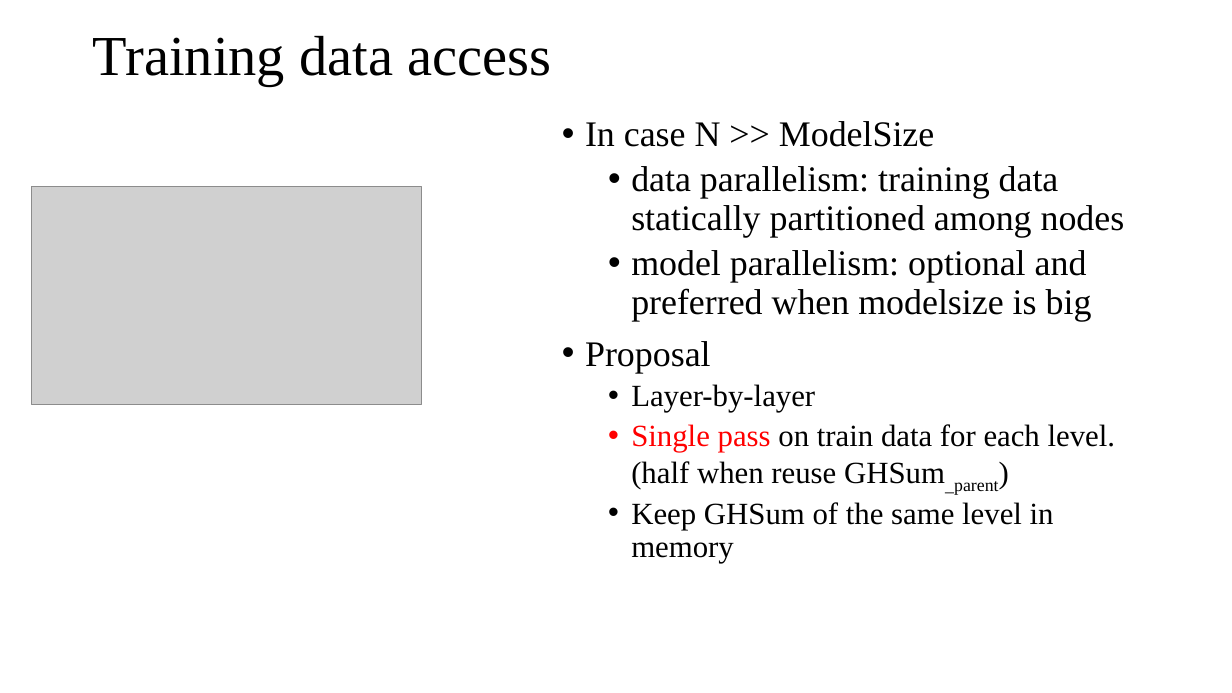
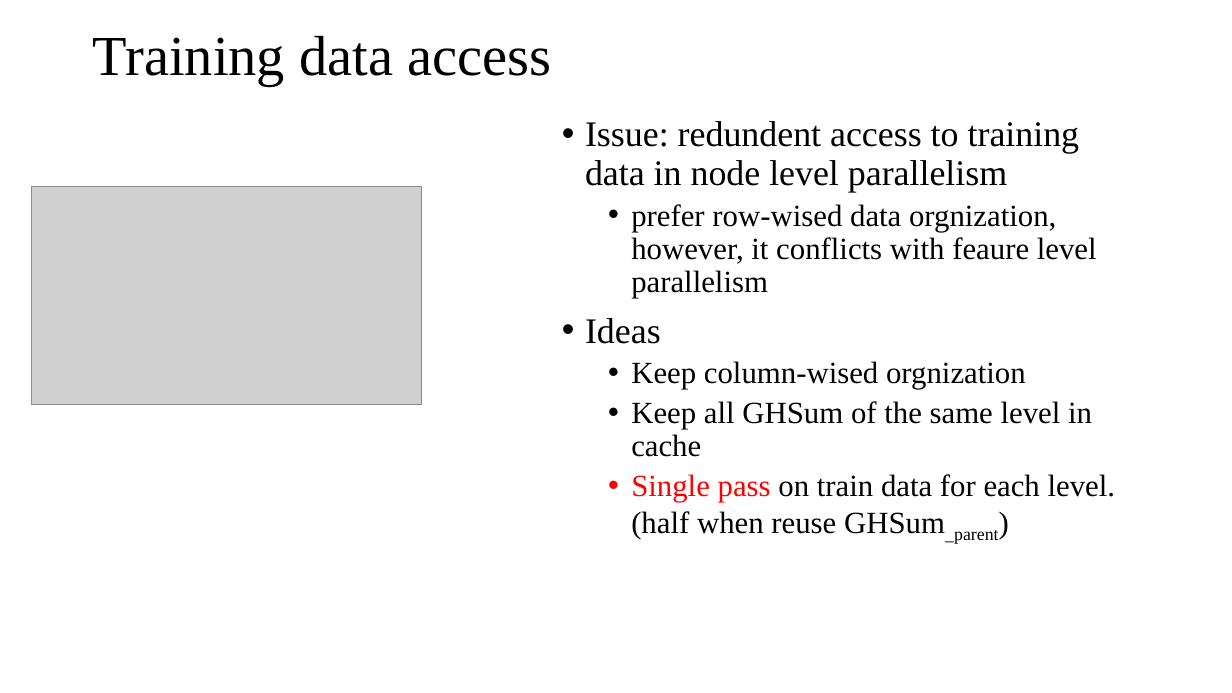
Before and after one commit to DSC-SPIDAL/harp, a slide deck: slide 20 of doc/meeting/0919-DistributedGBT-II/DistributedGBT-II-09192018.pptx (slide 19 before the commit). Drawn at 1232x693 pixels with LibreOffice and Linux fonts; fonts in the diff are those of the drawing; grey boxes stand for pictures. Boxes give left, top, right and bottom in pixels: in the first picture for what was removed or moved away, otherwise in the second. Text is boxed around its words. In the diff, an @@ line names an element or a change of style, - is before the commit and + after.

```diff
--- a/doc/meeting/0919-DistributedGBT-II/DistributedGBT-II-09192018.pptx
+++ b/doc/meeting/0919-DistributedGBT-II/DistributedGBT-II-09192018.pptx
@@ text at <box>585,121,1097,457</box>: text changed; size 28 to 24 pt @@
-• In case N >> ModelSize
-  • data parallelism: training data statically partitioned among nodes
-  • model parallelism: optional and preferred when modelsize is big
-• Proposal
-  • Layer-by-layer
+• Issue: redundent access to training data in node level parallelism
+  • prefer row-wised data orgnization, however, it conflicts with feaure level parallelism
+• Ideas
+  • Keep column-wised orgnization
+  • Keep all GHSum of the same level in cache
@@ text at <box>631,502,1054,563</box>: paragraph removed @@
-  • Keep GHSum of the same level in memory
```
Also in this commit, not shown: 2 other slides changed, 3 slides added, 4 other files.
